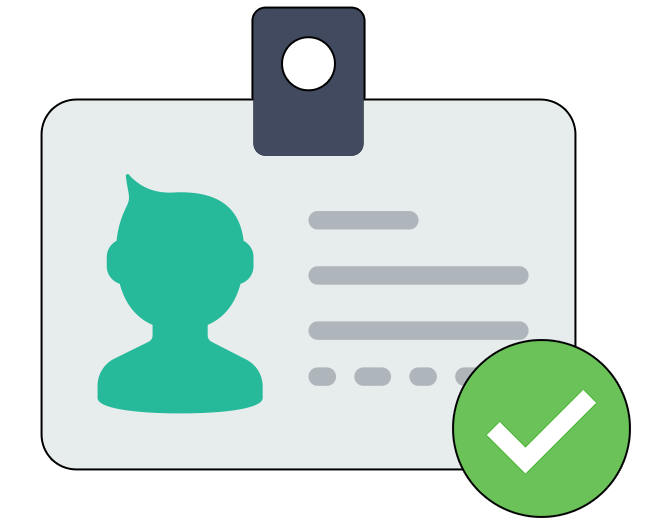
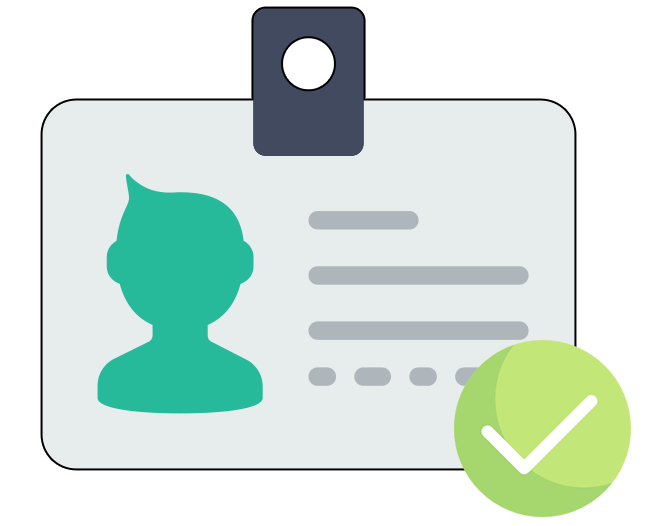
The second w=648, h=526 image is a revision of the first. Changes to its layers:
added layer "maps-and-flags" above "up-arrow" over [454, 340, 631, 517]
hid "checked (1)1" over [454, 341, 629, 516]
